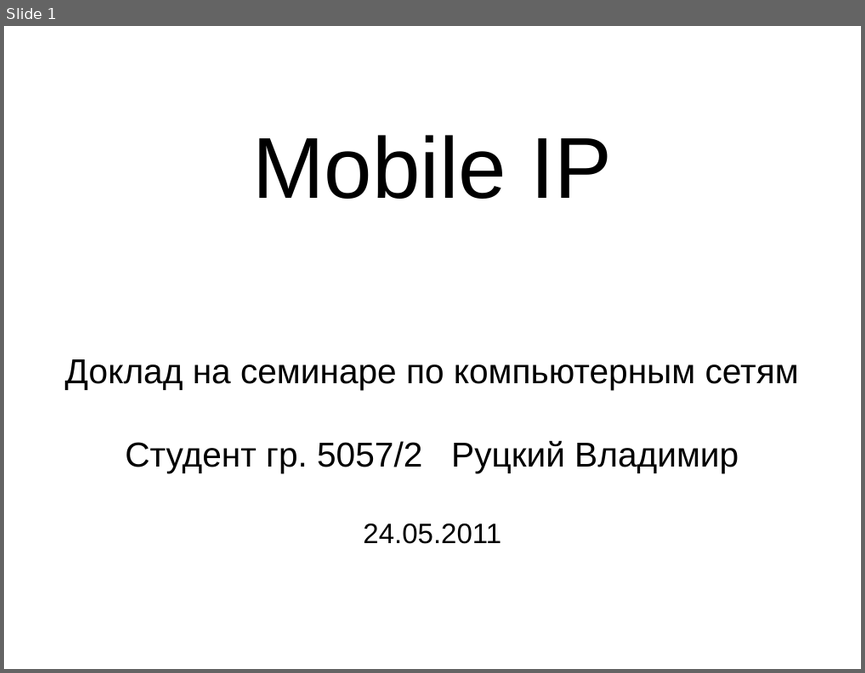
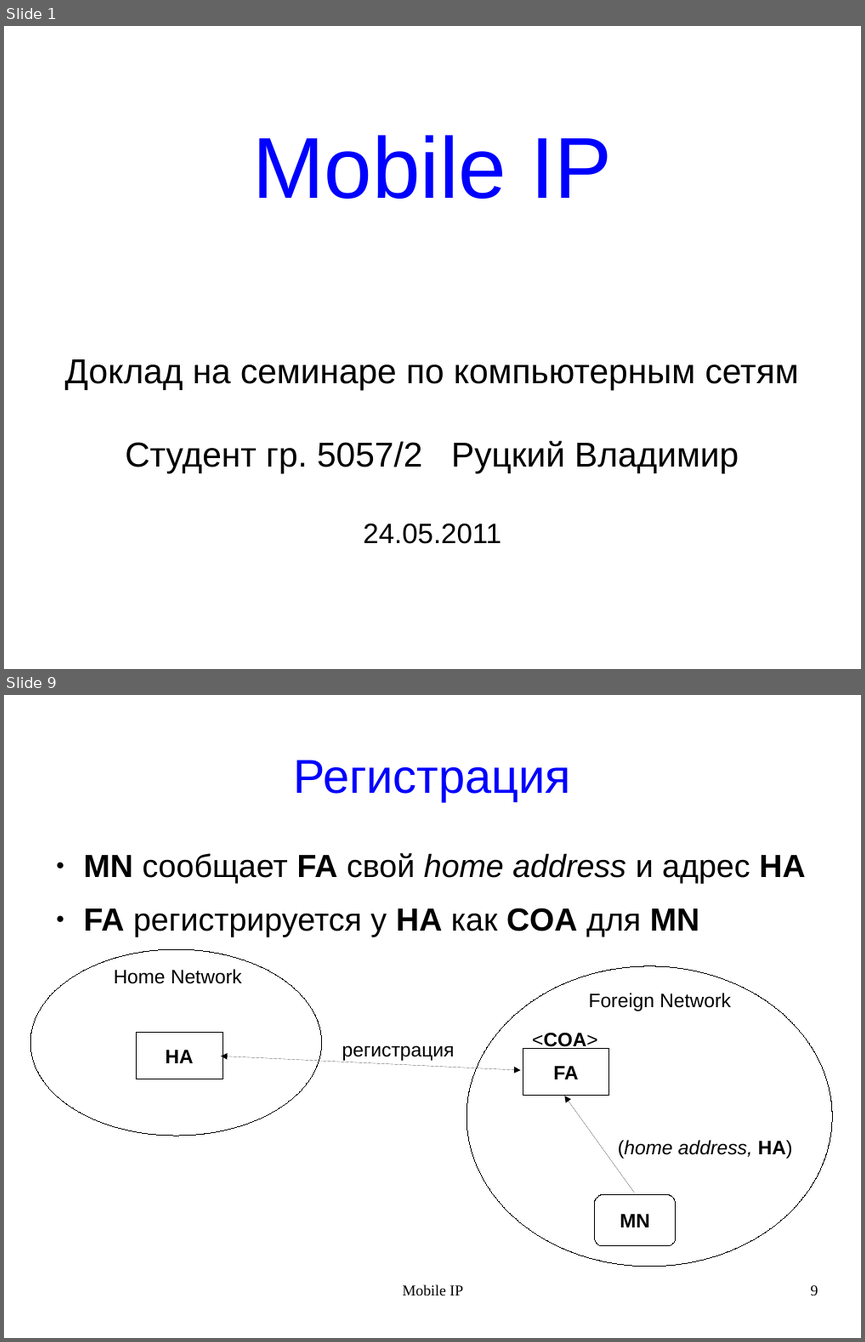
Before and after one commit to rutsky/semester10, a slide deck: Computer_networks/MobileIP/MobileIP.odp. Shown one above the other, each under a label of ours: slide 1 before the commit, slides 1 and 9 after it; the slides between them are not shown. The pictures are 865x673 and 865x1342 pixels, drawn with LibreOffice and Linux fonts; fonts in the diff are those of the drawing. Boxes give left, top, right and bottom in pixels: in the first picture for what was removed or moved away, otherwise in the second. Text is boxed around its words. In the diff, an @@ line names an element or a change of style, - is before the commit and + after.

Commit message:
MobileIP: WIP

```diff
--- a/Computer_networks/MobileIP/MobileIP.odp
+++ b/Computer_networks/MobileIP/MobileIP.odp
@@ slide 9 added at [4, 695, 861, 1338], background #FFFFFF @@
@@ title added at [293, 760, 570, 801], 44 pt, text #0000FF @@
+Регистрация
@@ text added at [84, 853, 805, 937], 29.6 pt, text #000000 @@
+● MN сообщает FA свой home address и адрес HA
+● FA регистрируется у HA как COA для MN
@@ ellipse added at [30, 949, 322, 1135], outline #000000 0 pt @@
@@ text added at [114, 969, 242, 984], 18 pt, text #000000 @@
+Home Network
@@ ellipse added at [466, 966, 832, 1266], outline #000000 0 pt @@
@@ text added at [589, 993, 731, 1011], 18 pt, text #000000 @@
+Foreign Network
@@ rectangle added at [136, 1032, 222, 1078], outline #000000 0 pt, 18 pt, text #000000, bold @@
+HA
@@ text added at [342, 1045, 454, 1061], 18 pt, text #000000 @@
+регистрация
@@ rectangle added at [522, 1049, 609, 1095], outline #000000 0 pt, 18 pt, text #000000, bold @@
+FA
@@ text added at [532, 1032, 597, 1049], 18 pt, text #000000, bold @@
+<COA>
@@ double arrow added from (520, 1070) to (221, 1055), #000000 0 pt @@
@@ arrow added from (635, 1192) to (564, 1095), #000000 0 pt @@
@@ text added at [618, 1140, 793, 1158], 18 pt, text #000000, italic @@
+(home address, HA)
@@ rounded rectangle added at [595, 1195, 676, 1247], outline #000000 0 pt, 18 pt, text #000000, bold @@
+MN
@@ text added at [403, 1284, 463, 1295], 14 pt, text #000000 @@
+Mobile IP
@@ page number added at [811, 1285, 818, 1295], 14 pt, text #000000 @@
+9
@@ slide 1 changed as well @@
@@ title "Mobile IP" at [252, 135, 612, 199]: text colour #000000 to #0000FF @@
```
Also in this commit, not shown: 8 other slides added, 1 slide removed.
